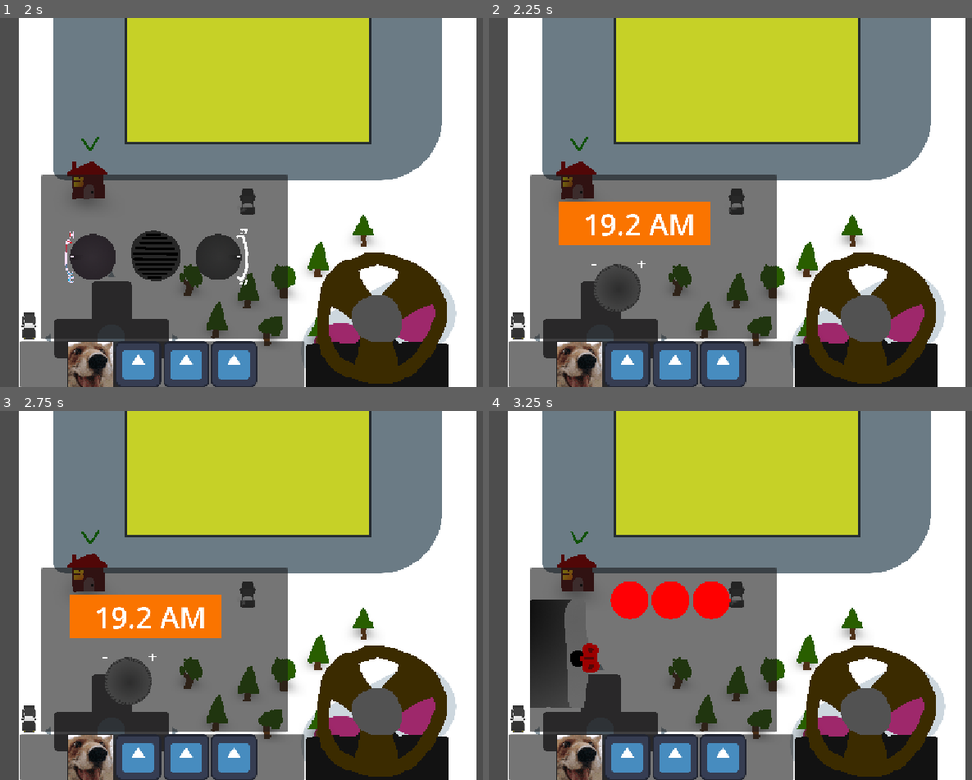
Above: before the commit, frames 1-4 (two rows, left to right).
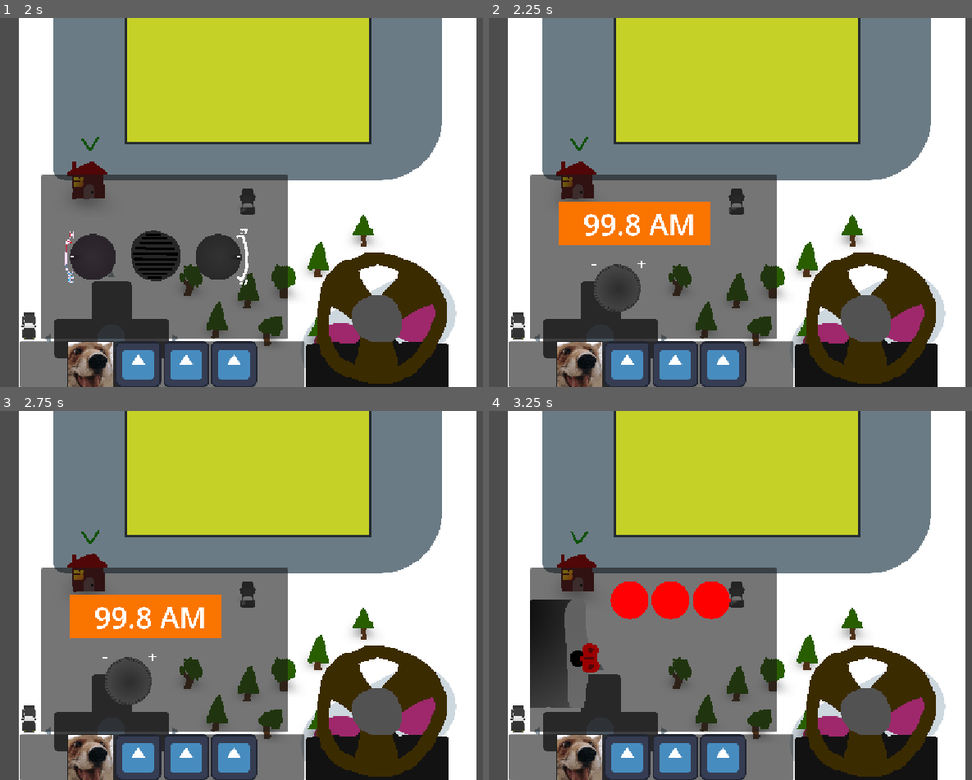
Above: after the commit, the same moments.

Repository: DBorgKiwami/game-jam-2
Game: Godot game, scene res://levels/testlevel.tscn
Two runs of this game, one before a commit and one after it. Both use one fixed random seed, a clock stepped at 60 frames per second and the inputs below. The engine's default icon, where the game draws it, is replaced by a stand-in: a white triangle on a blue panel in a dark square.
Inputs (mouse positions are in pixels of both pictures, inside the frame that each line leads up to):
- Up to frame 1 (2 s): click (91, 364) at 0.5 s; click (140, 364) at 1.25 s
- Up to frame 2 (2.25 s): click (677, 364) at 2 s
- Up to frame 3 (2.75 s): no input
- Up to frame 4 (3.25 s): click (720, 757) at 2.75 s

Frame 1 is identical in both runs. In frame 2, 0.2% of the frame differs, in the area x 19-32%, y 53-60%; in frame 3, 0.2%; in frame 4, nothing differs.

Commit message:
Minor fix for radio to randomize on startup

Diff:
--- a/minigames/radio.gd
+++ b/minigames/radio.gd
@@ -13,6 +13,9 @@
 
 # Called when the node enters the scene tree for the first time.
 func _ready() -> void:
+	number1 = randi_range(1,9)
+	number2 = randi_range(0,9)
+	inputNumber = randi_range(0,9)
 	pass # Replace with function body.
 
 
